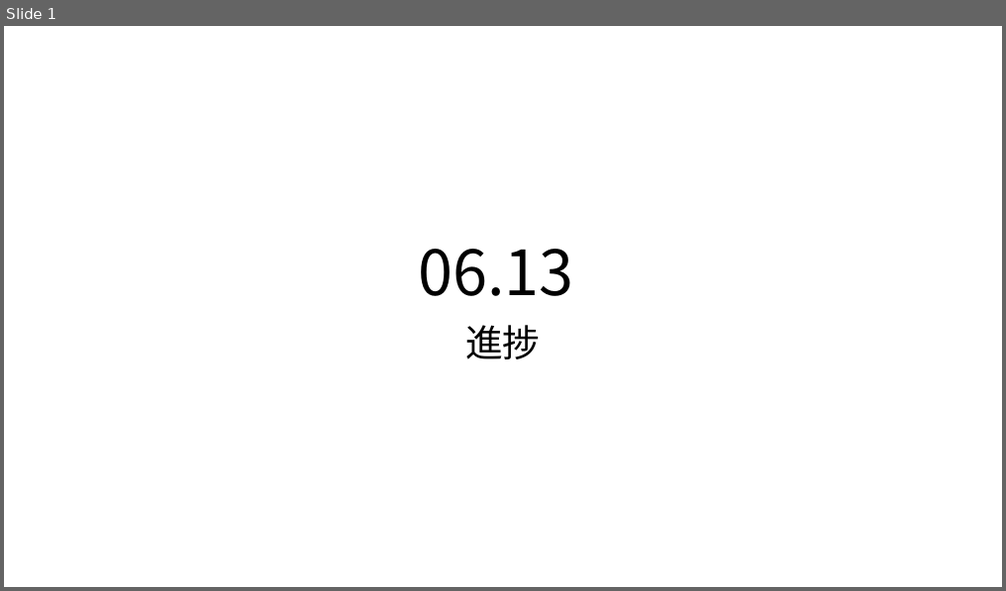
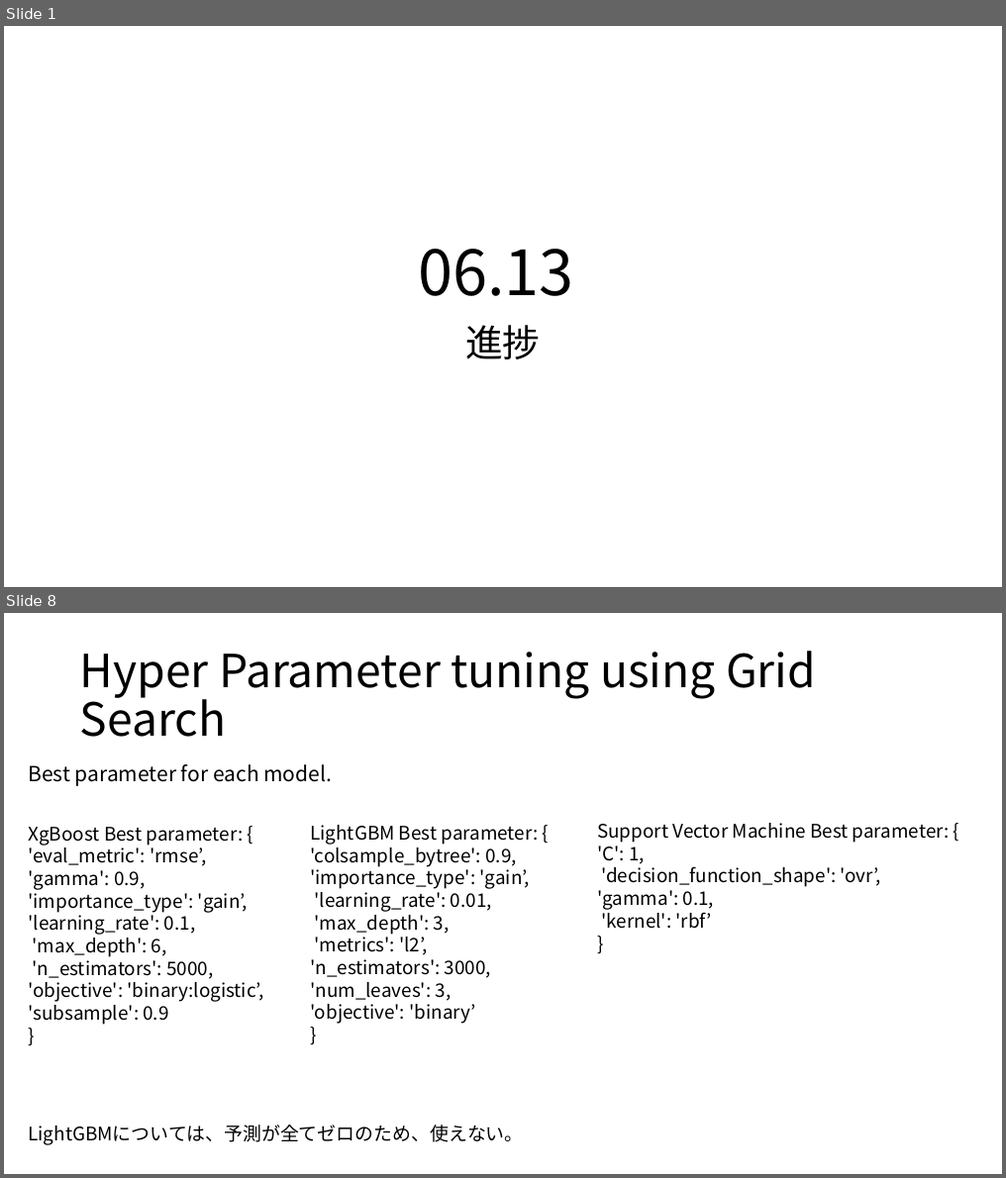
Before and after one commit to MasahitoKumada/research, a slide deck: 2021/doc/進捗06.13.pptx. Shown one above the other, each under a label of ours: slide 1 before the commit, slides 1 and 8 after it; the slides between them are not shown. The pictures are 1006x591 and 1006x1178 pixels, drawn with LibreOffice and Linux fonts; fonts in the diff are those of the drawing. Boxes give left, top, right and bottom in pixels: in the first picture for what was removed or moved away, otherwise in the second. Text is boxed around its words. In the diff, an @@ line names an element or a change of style, - is before the commit and + after.

```diff
--- a/2021/doc/進捗06.13.pptx
+++ b/2021/doc/進捗06.13.pptx
@@ slide 8 added at box(4, 613, 1002, 1174), background #FFFFFF @@
@@ title added at box(80, 651, 816, 737), 44 pt, text #000000 @@
+Hyper Parameter tuning using Grid Search
@@ text added at box(28, 764, 333, 786), 20 pt, text #000000 @@
+Best parameter for each model.
@@ text added at box(28, 827, 264, 1025), 18 pt, text #000000 @@
+XgBoost Best parameter: {
+'eval_metric': 'rmse’,
+'gamma': 0.9,
+'importance_type': 'gain’,
+'learning_rate': 0.1,
+'max_depth': 6,
+'n_estimators': 5000,
+'objective': 'binary:logistic’,
+'subsample': 0.9
+}
@@ text added at box(310, 825, 539, 1024), 18 pt, text #000000 @@
+LightGBM Best parameter: {
+'colsample_bytree': 0.9,
+'importance_type': 'gain’,
+'learning_rate': 0.01,
+'max_depth': 3,
+'metrics': 'l2’,
+'n_estimators': 3000,
+'num_leaves': 3,
+'objective': 'binary’
+}
@@ text added at box(597, 823, 949, 929), 18 pt, text #000000 @@
+Support Vector Machine Best parameter: {
+'C': 1,
+'decision_function_shape': 'ovr’,
+'gamma': 0.1,
+'kernel': 'rbf’
+}
@@ text added at box(28, 1125, 523, 1146), 18 pt, text #000000 @@
+LightGBMについては、予測が全てゼロのため、使えない。
```
Also in this commit, not shown: 12 other slides added, 1 slide removed, 33 other files.
